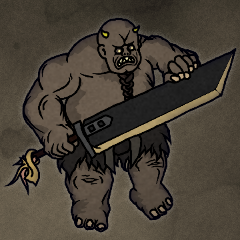
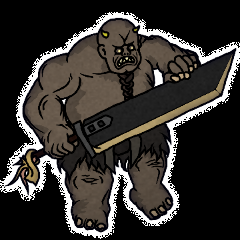
Layers edited between the first and the second 240x240 image:
showed "glow" over 0, 0, 240, 240
